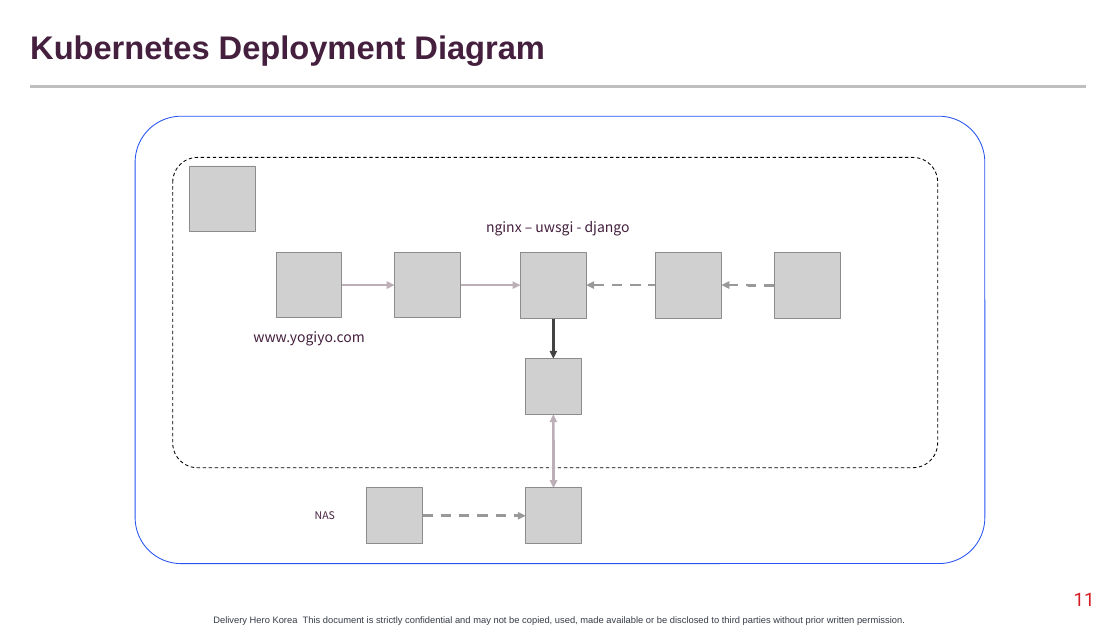
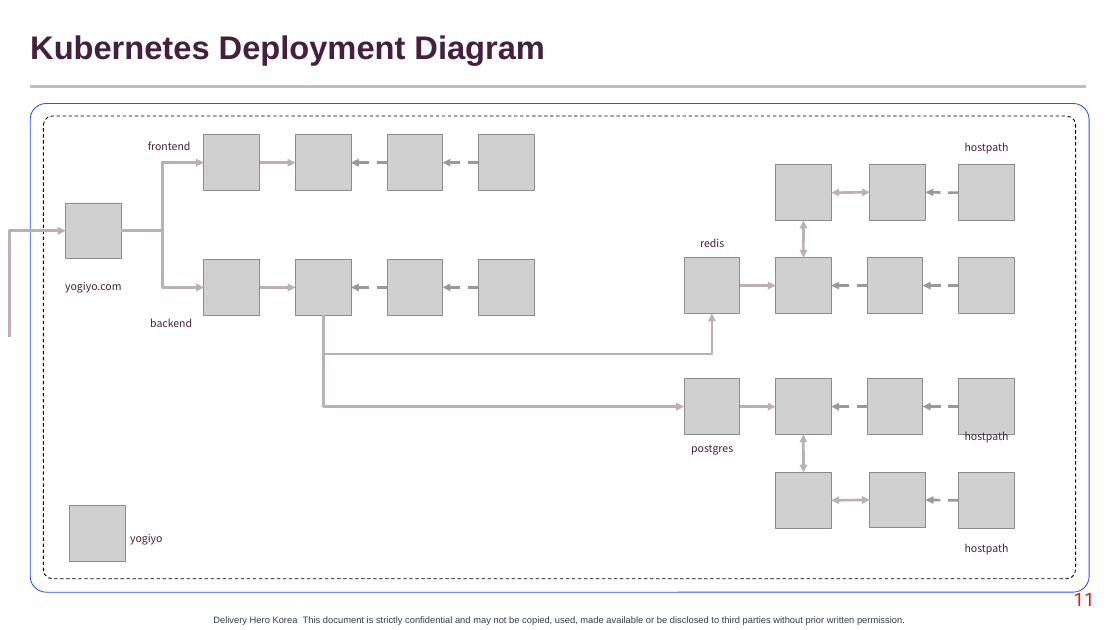
Before and after one commit to ramsteinj/k8s-django-demo, a slide deck: slide 11 of doc/An Introduction to Kubernetes.pptx. Drawn at 1120x630 pixels with LibreOffice and Linux fonts; fonts in the diff are those of the drawing; grey boxes stand for pictures; background and template pictures are left out. Boxes give left, top, right and bottom in pixels: in the first picture for what was removed or moved away, otherwise in the second. Text is boxed around its words. In the diff, an @@ line names an element or a change of style, - is before the commit and + after.

```diff
--- a/doc/An Introduction to Kubernetes.pptx
+++ b/doc/An Introduction to Kubernetes.pptx
@@ rounded rectangle: place and size @@
-rounded rectangle at (135, 116, 986, 564)
+rounded rectangle at (30, 103, 1090, 592)
@@ rounded rectangle at (30, 103, 1090, 592): proportions changed @@
@@ rounded rectangle at (44, 116, 1076, 579): proportions changed @@
@@ rounded rectangle: place and size @@
-rounded rectangle at (173, 157, 939, 467)
+rounded rectangle at (44, 116, 1076, 579)
@@ picture: place and size @@
-picture at (395, 252, 460, 318)
+picture at (204, 135, 260, 191)
@@ picture: place and size @@
-picture at (521, 252, 586, 318)
+picture at (296, 135, 351, 191)
@@ picture: place and size @@
-picture at (656, 252, 722, 318)
+picture at (387, 135, 443, 191)
@@ picture: place and size @@
-picture at (775, 252, 840, 318)
+picture at (479, 135, 534, 191)
@@ elbow arrow moved from (342, 285) - (395, 285) to (121, 231) - (204, 163) @@
@@ elbow arrow moved from (460, 285) - (521, 285) to (260, 163) - (296, 163) @@
@@ elbow arrow moved from (586, 285) - (656, 285) to (351, 163) - (387, 163) @@
@@ elbow arrow moved from (775, 286) - (722, 285) to (479, 163) - (443, 163) @@
@@ picture: place and size @@
-picture at (526, 359, 581, 414)
+picture at (776, 165, 831, 220)
@@ picture: place and size @@
-picture at (526, 488, 581, 544)
+picture at (870, 165, 926, 220)
@@ picture: place and size @@
-picture at (367, 488, 423, 544)
+picture at (959, 165, 1014, 220)
@@ picture: place and size @@
-picture at (276, 252, 342, 318)
+picture at (66, 203, 121, 259)
@@ text at (65, 282, 121, 293): text changed; size 12 to 9 pt @@
-www.yogiyo.com
+yogiyo.com
@@ group added at (9, 141, 1014, 555): 15 pictures, 13 elbow arrows, 8 texts, 4 double arrows, 2 arrows @@
+hostpath
+yogiyo
+frontend
+backend
+redis
+postgres
+hostpath
+hostpath
@@ picture: place and size @@
-picture at (189, 166, 255, 232)
+picture at (70, 506, 125, 561)
@@ group removed at (315, 221, 630, 519): 2 arrows, 2 texts, 1 double arrow @@
-nginx – uwsgi - django
-NAS
```
Also in this commit, not shown: 1 other slide changed, 2 other files.
